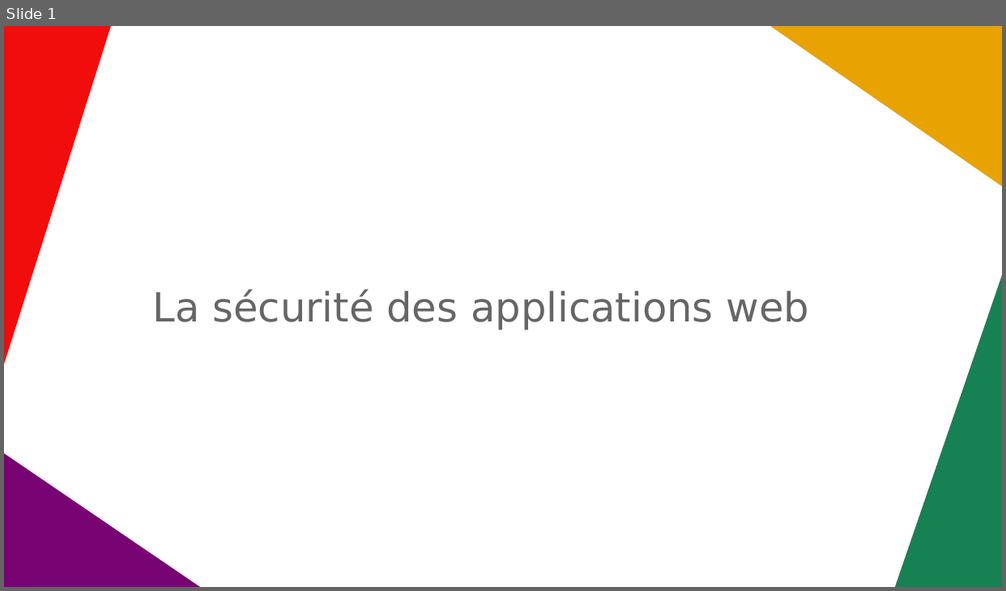
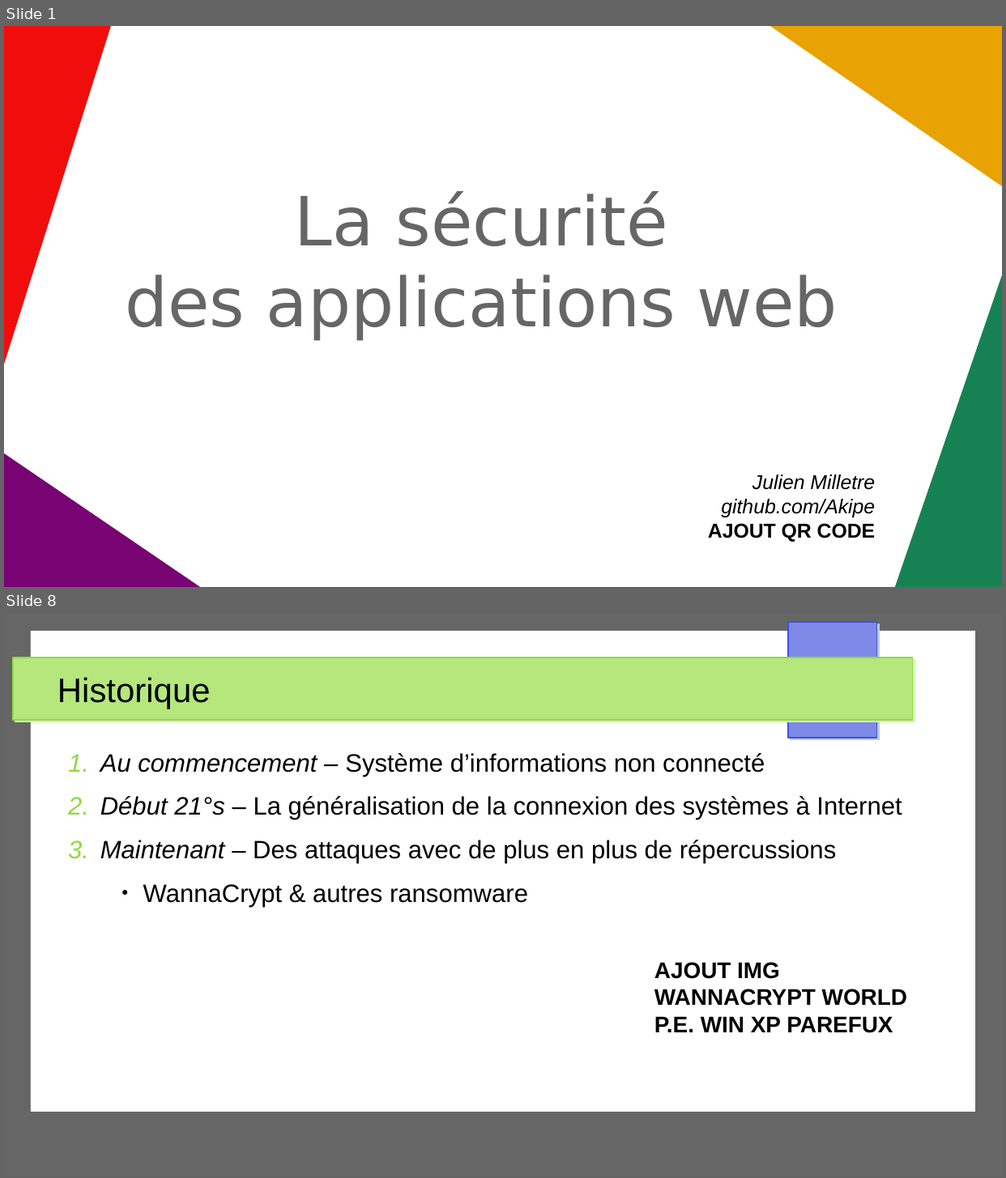
Before and after one commit to Akipe/abc_2105, a slide deck: other/presentations/securite_app_web/presentation_securite_app_web_v2.odp. Shown one above the other, each under a label of ours: slide 1 before the commit, slides 1 and 8 after it; the slides between them are not shown. The pictures are 1006x591 and 1006x1178 pixels, drawn with LibreOffice and Linux fonts; fonts in the diff are those of the drawing. Boxes give left, top, right and bottom in pixels: in the first picture for what was removed or moved away, otherwise in the second. Text is boxed around its words. In the diff, an @@ line names an element or a change of style, - is before the commit and + after.

```diff
--- a/other/presentations/securite_app_web/presentation_securite_app_web_v2.odp
+++ b/other/presentations/securite_app_web/presentation_securite_app_web_v2.odp
@@ slide 8 added at [4, 613, 1002, 1174], background #FFFFFF @@
@@ rectangle added at [4, 613, 1002, 1174], fill #666666 @@
@@ rectangle added at [32, 631, 976, 1112], fill #FFFFFF @@
@@ rectangle added at [788, 622, 877, 738], fill #7D8AE7, outline #3F52D9 0.85 pt @@
@@ rectangle added at [13, 658, 913, 720], fill #B5E77D, outline #91D93F 0.85 pt @@
@@ title added at [57, 677, 211, 709], 27 pt, text #000000 @@
+Historique
@@ text added at [100, 753, 901, 907], 20 pt, text #000000 @@
+1. Au commencement – Système d’informations non connecté
+2. Début 21°s – La généralisation de la connexion des systèmes à Internet
+3. Maintenant – Des attaques avec de plus en plus de répercussions
+      ● WannaCrypt & autres ransomware
@@ text added at [654, 962, 907, 1033], 18 pt, text #000000, bold @@
+AJOUT IMG
+WANNACRYPT WORLD
+P.E. WIN XP PAREFUX
@@ slide 1 changed as well @@
@@ subtitle at [125, 191, 837, 340]: text changed; size 32 to 54 pt @@
-La sécurité des applications web
+La sécurité
+des applications web
@@ text added at [708, 475, 876, 542], 16 pt, text #000000, italic @@
+Julien Milletre
+github.com/Akipe
+AJOUT QR CODE
```
Also in this commit, not shown: 1 other slide changed, 16 other slides added, 1 slide removed, 8 other files.
